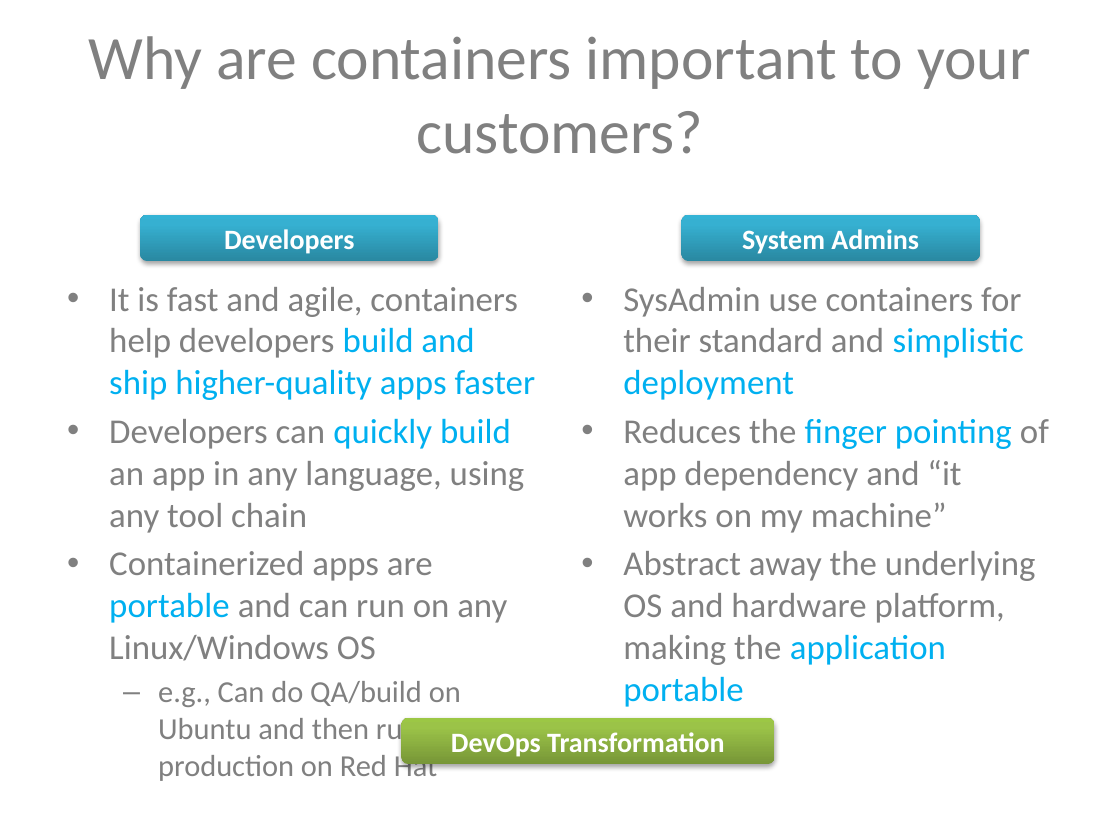
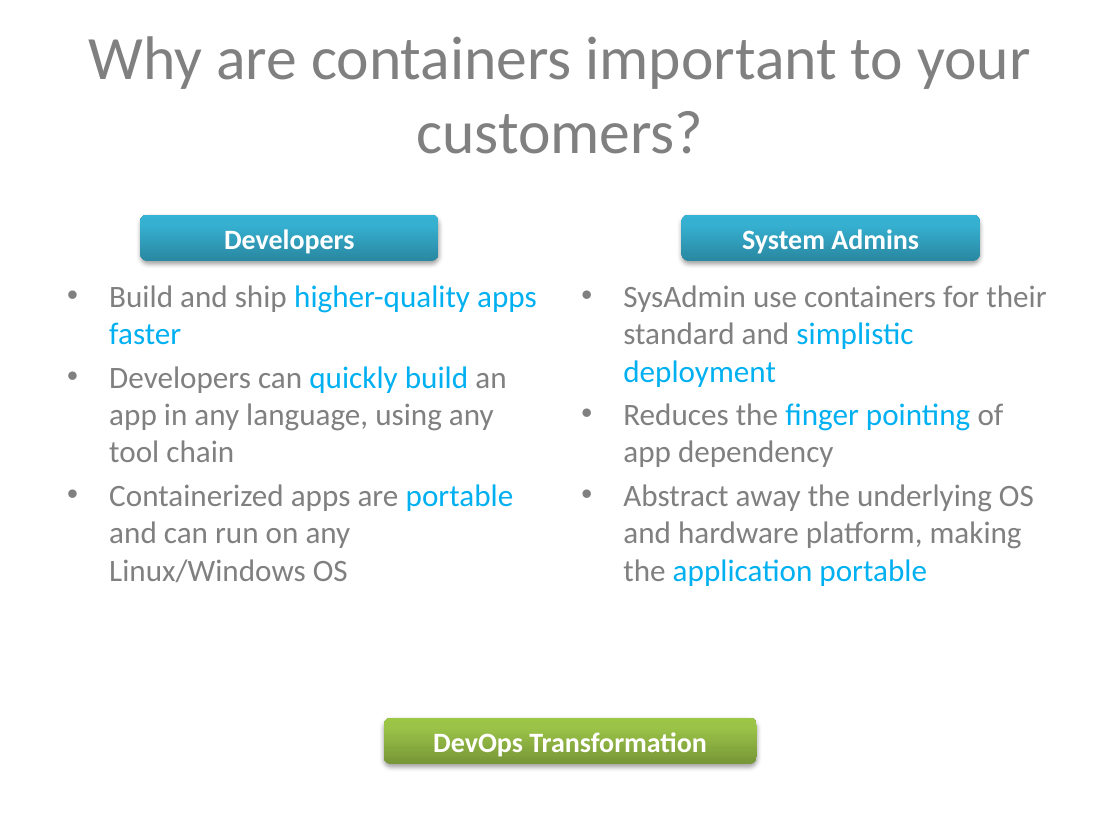
Before and after one commit to suman-d/DO-Assignment, a slide deck: slide 17 of Docker Fundamentals.pptx (slide 18 before the commit). Drawn at 1120x840 pixels with LibreOffice and Linux fonts; fonts in the diff are those of the drawing. Boxes give left, top, right and bottom in pixels: in the first picture for what was removed or moved away, otherwise in the second. Text is boxed around its words. In the diff, an @@ line names an element or a change of style, - is before the commit and + after.

```diff
--- a/Docker Fundamentals.pptx
+++ b/Docker Fundamentals.pptx
@@ text at [109,285,537,345]: text changed; size 22.4 to 20 pt; text colour #808080 to #00B0F0 @@
-• It is fast and agile, containers help developers build and ship higher-quality apps faster
+• Build and ship higher-quality apps faster
@@ text at [623,285,1046,586]: size 22.4 to 20 pt in "SysAdmin use containers for their standard and ...", "Abstract away the underlying OS and hardware ..." @@
@@ text at [109,366,514,582]: size 22.4 to 20 pt in "Developers can quickly build an app in ...", "Containerized apps are portable and can run ..." @@
@@ text at [623,403,1004,467]: text changed; size 22.4 to 20 pt @@
-• Reduces the finger pointing of app dependency and “it works on my machine”
+• Reduces the finger pointing of app dependency
@@ text at [158,681,461,783]: paragraph removed @@
-  – e.g., Can do QA/build on Ubuntu and then run production on Red Hat
@@ rounded rectangle "DevOps Transformation": place and size @@
-rounded rectangle "DevOps Transformation" at [401,718,774,765]
+rounded rectangle "DevOps Transformation" at [383,718,756,765]
```
Also in this commit, not shown: 7 other slides changed, 6 slides added, 1 slide removed.
